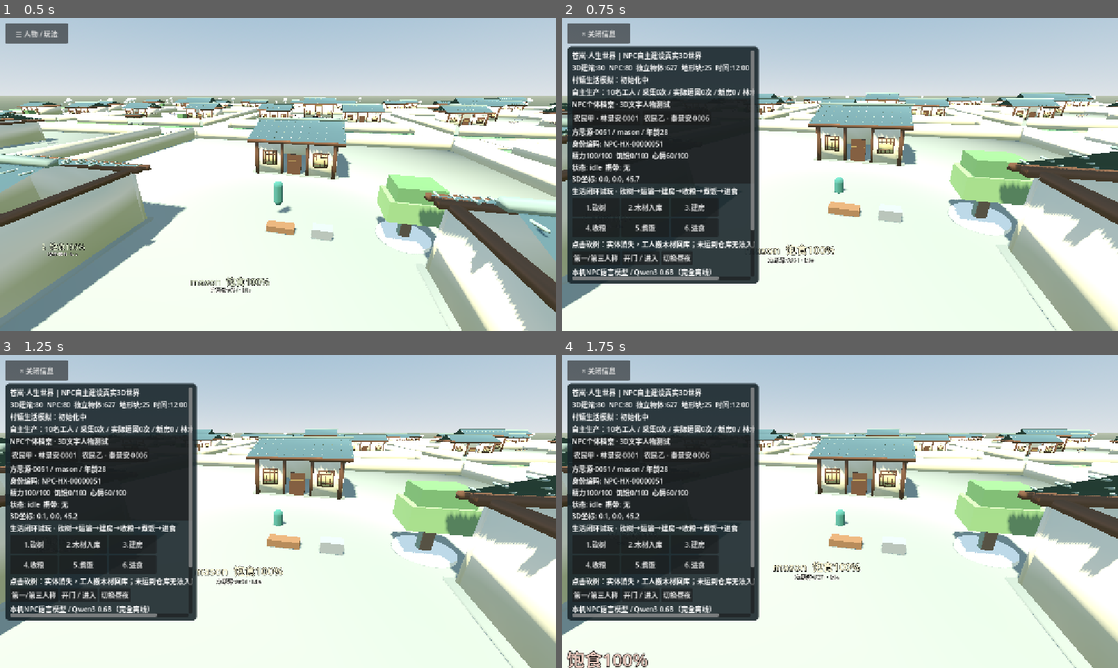
Above: before the commit, frames 1-4 (two rows, left to right).
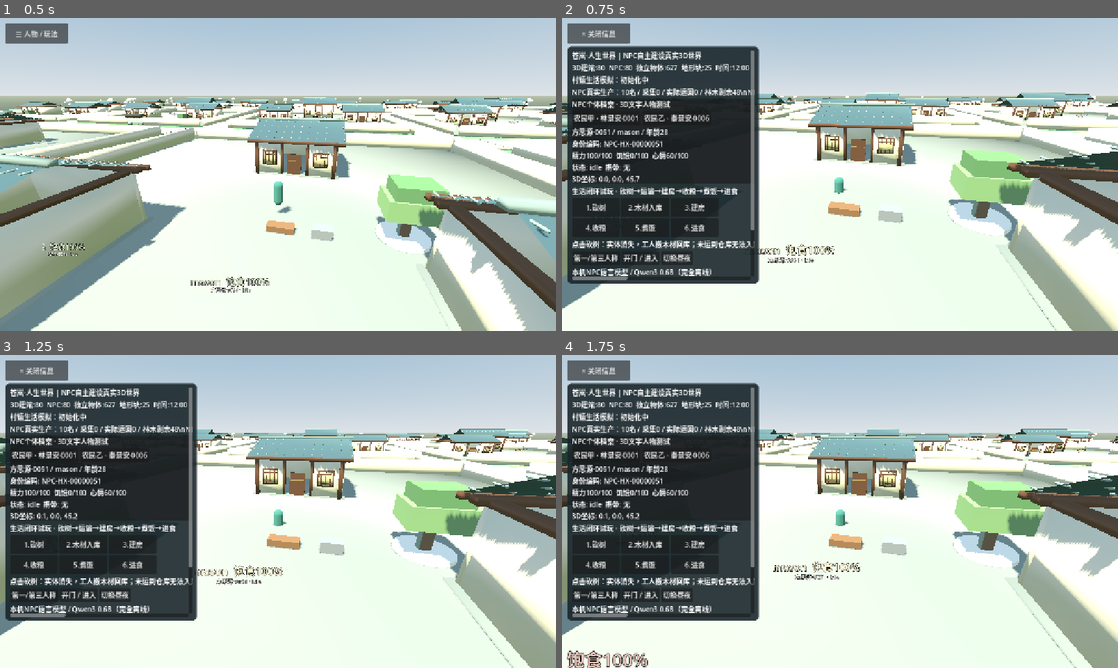
Above: after the commit, the same moments.

Repository: 160701541-cell/xinyanshuo
Game: Godot game, scene res://scenes/main.tscn
The game is run twice, just before and just after one commit, with the same random seed, the same clock (stepped at 60 frames per second) and the same inputs.
Inputs (mouse positions are in pixels of both pictures, inside the frame that each line leads up to):
- Up to frame 1 (0.5 s): no input
- Up to frame 2 (0.75 s): move the mouse to (812, 237) at 0.52 s; hold W from 0.53 s (still down); hold Shift from 0.53 s (still down); click (812, 237) at 0.67 s
- Up to frame 3 (1.25 s): keep holding W; keep holding Shift
- Up to frame 4 (1.75 s): release W at 1.25 s; release Shift at 1.25 s; click (617, 636) at 1.27 s; type "12" at 1.35 s

Frame 1 is identical in both runs. In frame 2, 0.6% of the frame differs, in the area x 1-35%, y 22-84%; in frame 3, 0.6%; in frame 4, 0.6%.

Commit message:
ux(NPC): live HUD shows craft-to-haul-to-build construction site, stage, named NPC builder and completed structures instead of fake auto houses

Diff:
--- a/game-source/godot3d/scripts/world_main.gd
+++ b/game-source/godot3d/scripts/world_main.gd
@@ -684,9 +684,15 @@
 		_refresh_status()
 		if autonomous_director!=null and ui_auto!=null:
 			var work: Dictionary = autonomous_director.call("stats")
-			ui_auto.text = "自主生产：%d名工人 / 采集%d次 / 实际运回%d次 / 新房%d / 林木余量%d" % [
+			ui_auto.text = "NPC真实生产：%d名 / 采集%d / 实际运回%d / 林木剩余%d" % [
 				int(work["workers"]),int(work["harvested"]),int(work["delivered"]),
-				int(work["new_houses_visible"]),int(work["remaining_trees"])]
+				int(work["remaining_trees"])]
+			if npc_building_system!=null:
+				var progress: Dictionary = npc_building_system.call("stats")
+				ui_auto.text += "\\nNPC规划: %s | 施工阶段:%s | 实际已建:%d" % [
+					String(progress["active_site"]),String(progress["stage"]),
+					int(progress["completed"])]
+				ui_auto.text += "\\n木匠/石匠/陶匠 → 材料仓库 → %s 实地建设" % String(progress["builder_id"])
 
 func _refresh_light() -> void:
 	if sun == null:
@@ -843,6 +849,7 @@
 		"batched_instances":int(prop_stats.get("visible_mesh_instances",0)),
 		"inside":_inside,"license":"MIT engine; original procedural geometry",
 		"art_status":"WIP_NO_VISUAL_APPROVAL","original_apk_updated":false,
+		"npc_material_build_status":npc_building_system.call("stats") if npc_building_system!=null else {},
 		"local_ai_state":String(local_ai.get("stage")) if local_ai!=null else "not_installed",
 		"local_ai_backend":"llama.cpp GGUF embedded C++ GDExtension (when compiled)",
 		"model_verified":String(local_ai.get("stage")) in ["loading","ready","thinking"] if local_ai!=null else false}
